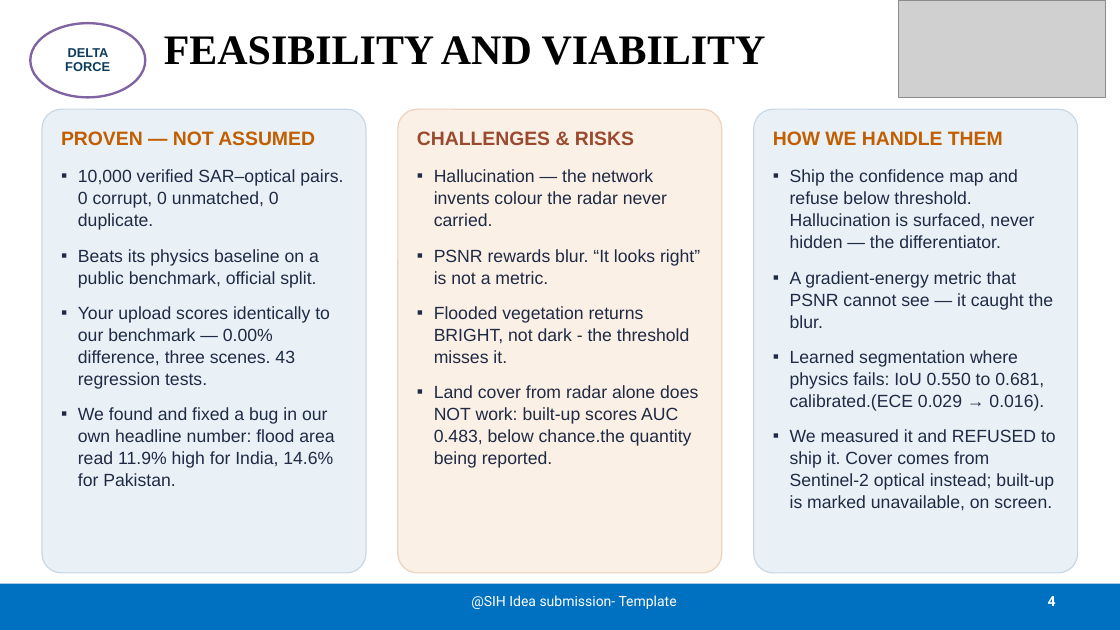
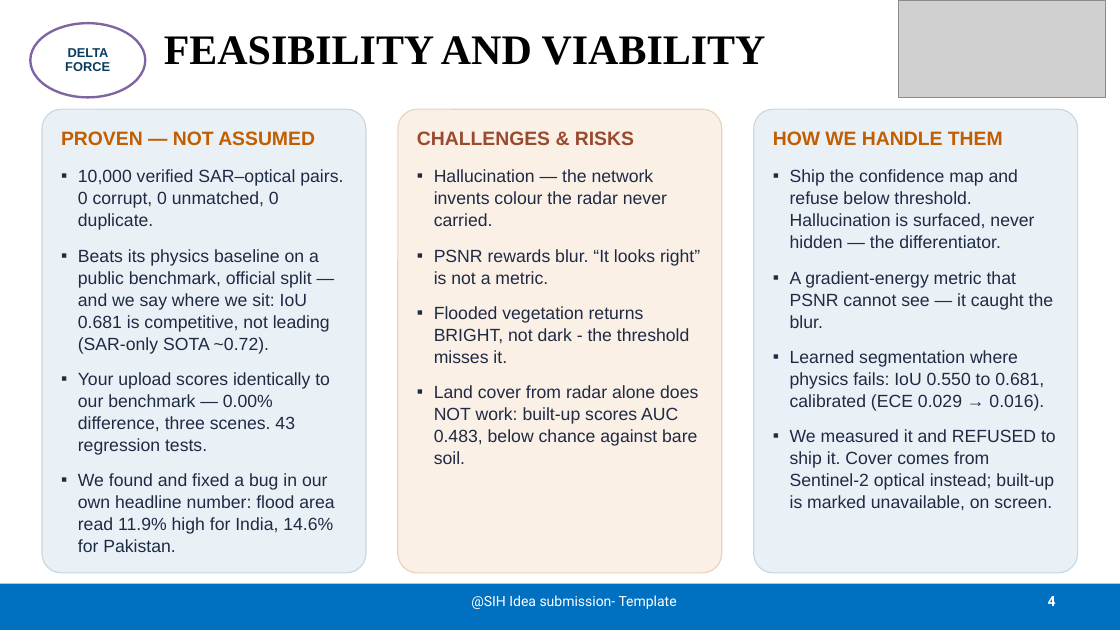
Before and after one commit to AKSAATHWIK/chromasar, a slide deck: slide 4 of SIH2026-DeltaForce-SIH1733-SAR-Colorization.pptx. Drawn at 1120x630 pixels with LibreOffice and Linux fonts; fonts in the diff are those of the drawing; grey boxes stand for pictures. Boxes give left, top, right and bottom in pixels: in the first picture for what was removed or moved away, otherwise in the second. Text is boxed around its words. In the diff, an @@ line names an element or a change of style, - is before the commit and + after.

```diff
--- a/SIH2026-DeltaForce-SIH1733-SAR-Colorization.pptx
+++ b/SIH2026-DeltaForce-SIH1733-SAR-Colorization.pptx
@@ text in rounded rectangle at (78, 249, 330, 354): text changed @@
-▪ Beats its physics baseline on a public benchmark, official split.
+▪ Beats its physics baseline on a public benchmark, official split — and we say where we sit: IoU 0.681 is competitive, not leading (SAR-only SOTA ~0.72).
@@ text in rounded rectangle at (790, 350, 1044, 411): text changed @@
-▪ Learned segmentation where physics fails: IoU 0.550 to 0.681, calibrated.(ECE 0.029 → 0.016).
+▪ Learned segmentation where physics fails: IoU 0.550 to 0.681, calibrated (ECE 0.029 → 0.016).
@@ text in rounded rectangle at (434, 385, 698, 464): text changed @@
-▪ Land cover from radar alone does NOT work: built-up scores AUC 0.483, below chance.the quantity being reported.
+▪ Land cover from radar alone does NOT work: built-up scores AUC 0.483, below chance against bare soil.
```
Also in this commit, not shown: 2 other slides changed, 5 other files.
